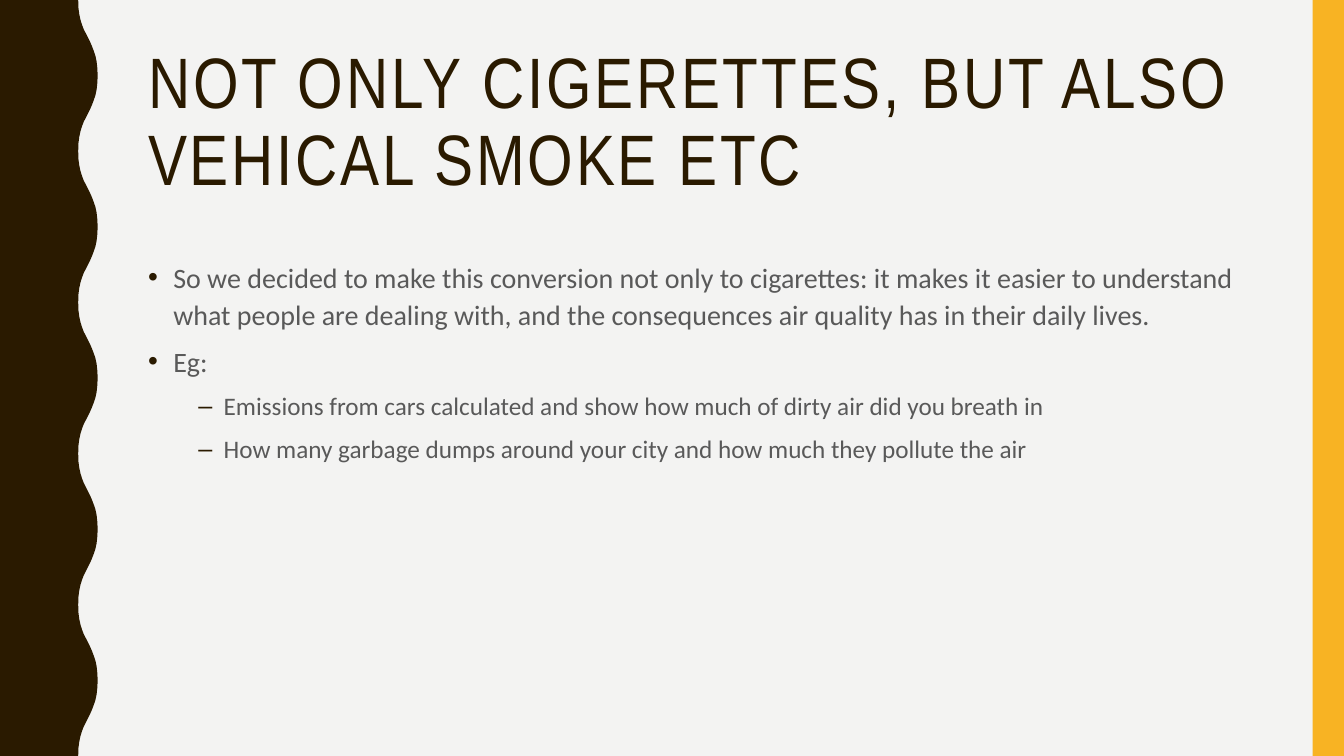
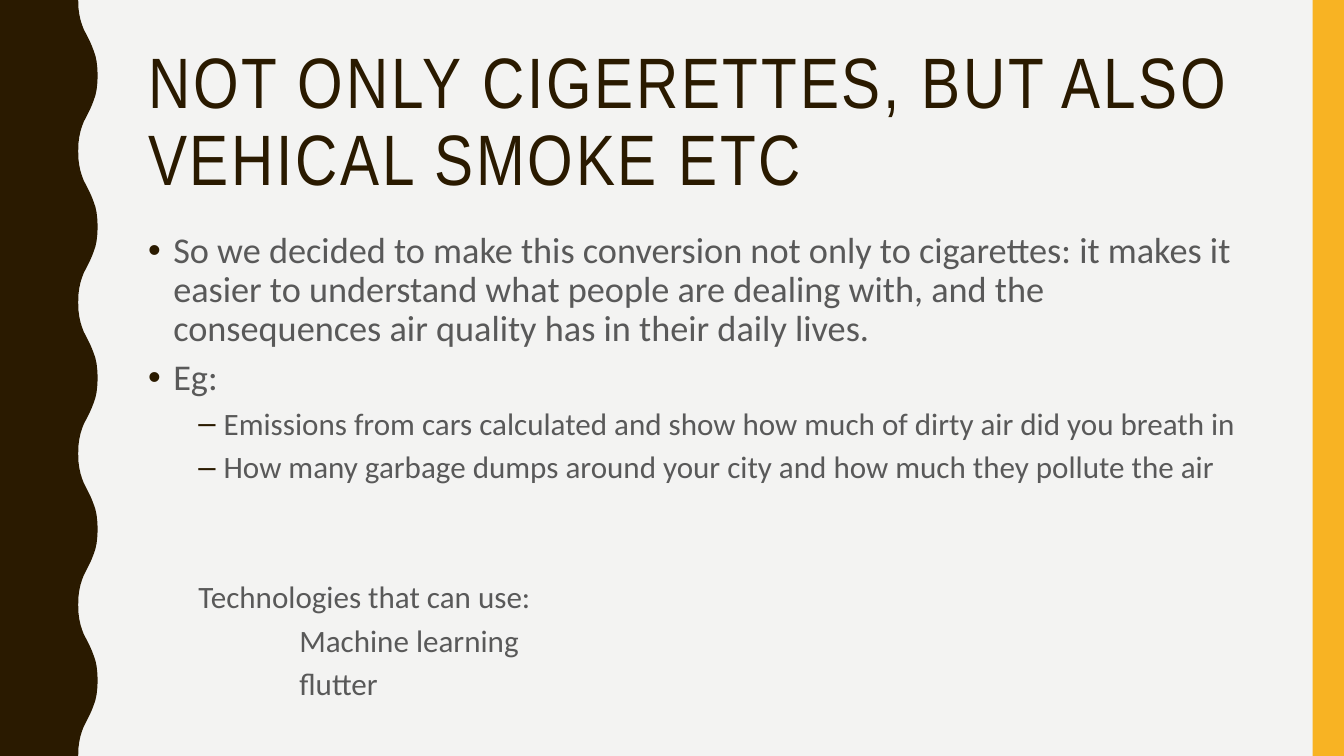
Before and after one commit to MichelleFdo/pre-hacktober-fest, a slide deck: slide 2 of shoot i smoke.pptx. Drawn at 1344x756 pixels with LibreOffice and Linux fonts; fonts in the diff are those of the drawing. Boxes give left, top, right and bottom in pixels: in the first picture for what was removed or moved away, otherwise in the second. Text is boxed around its words. In the diff, an @@ line names an element or a change of style, - is before the commit and + after.

```diff
--- a/shoot i smoke.pptx
+++ b/shoot i smoke.pptx
@@ text "So we decided to make ..." moved from (x1=173, y1=268, x2=1232, y2=463) to (x1=173, y1=238, x2=1234, y2=695) @@
@@ text at (x1=173, y1=238, x2=1234, y2=484): size 20 to 25.9 pt in "So we decided to make this conversion ...", "Eg:"; size 18 to 22.2 pt in "Emissions from cars calculated and show how ...", "How many garbage dumps around your city ..."; line spacing 1.1 to 0.9 @@
@@ text at (x1=198, y1=586, x2=530, y2=695): paragraphs added @@
+  Technologies that can use:
+  Machine learning
+  flutter
```
Also in this commit, not shown: 3 other slides changed.
